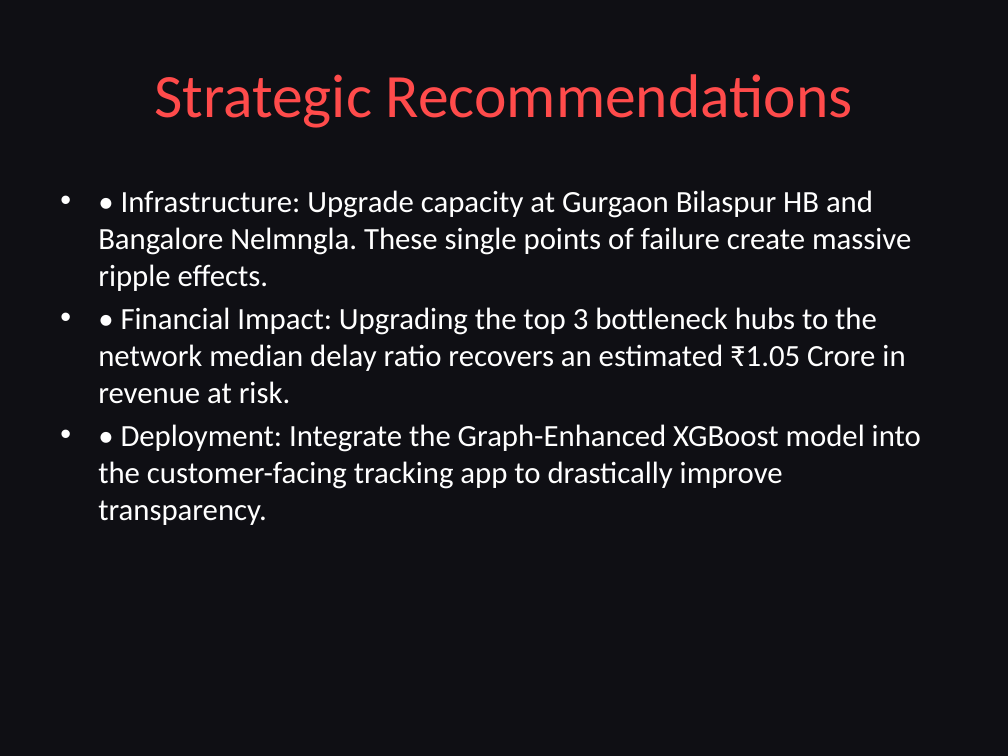
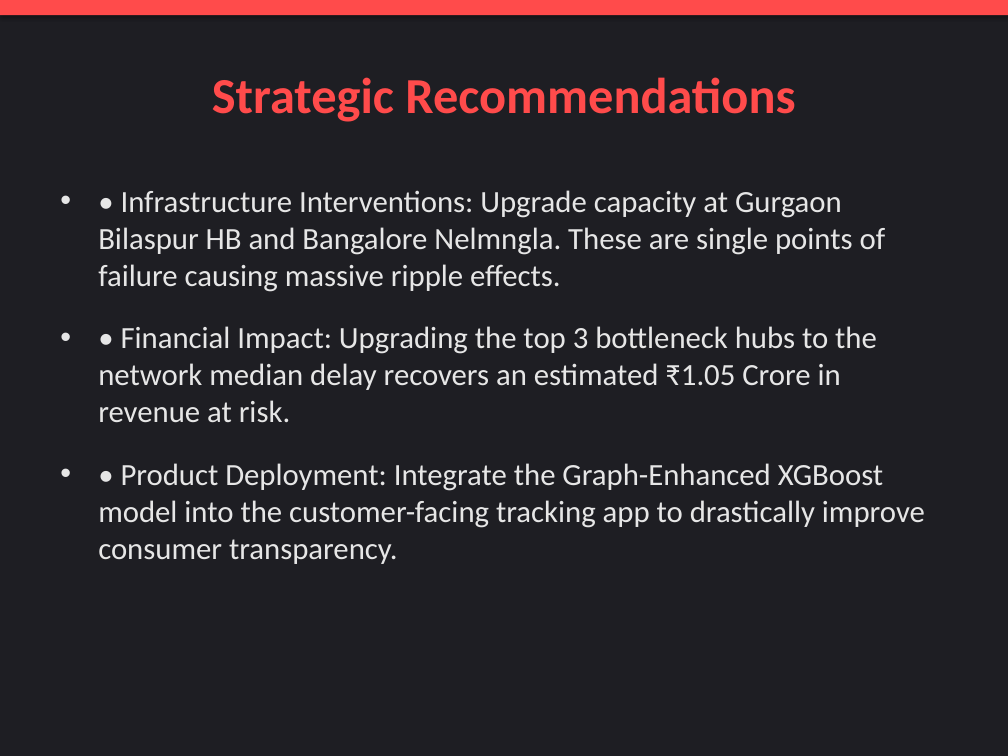
Before and after one commit to Shikhyy/Delhivery-Graph-Intelligence-System, a slide deck: slide 8 of Pitch_Deck.pptx. Drawn at 1008x756 pixels with LibreOffice and Linux fonts; fonts in the diff are those of the drawing. Boxes give left, top, right and bottom in pixels: in the first picture for what was removed or moved away, otherwise in the second. Text is boxed around its words. In the diff, an @@ line names an element or a change of style, - is before the commit and + after.

Commit message:
Update author to Shikhar Verma and improve PPTX styling

```diff
--- a/Pitch_Deck.pptx
+++ b/Pitch_Deck.pptx
@@ background #0F0F14 to #1E1E23 @@
@@ rectangle added at (0,0,1008,15), fill #FF4B4B @@
@@ title "Strategic Recommendations" at (212,77,795,122): size 44 to 36 pt, bold on @@
@@ text at (98,190,925,564): text changed; text colour #FFFFFF to #E6E6E6 @@
-• • Infrastructure: Upgrade capacity at Gurgaon Bilaspur HB and Bangalore Nelmngla. These single points of failure create massive ripple effects.
-• • Financial Impact: Upgrading the top 3 bottleneck hubs to the network median delay ratio recovers an estimated ₹1.05 Crore in revenue at risk.
-• • Deployment: Integrate the Graph-Enhanced XGBoost model into the customer-facing tracking app to drastically improve transparency.
+• • Infrastructure Interventions: Upgrade capacity at Gurgaon Bilaspur HB and Bangalore Nelmngla. These are single points of failure causing massive ripple effects.
+• • Financial Impact: Upgrading the top 3 bottleneck hubs to the network median delay recovers an estimated ₹1.05 Crore in revenue at risk.
+• • Product Deployment: Integrate the Graph-Enhanced XGBoost model into the customer-facing tracking app to drastically improve consumer transparency.
```
Also in this commit, not shown: 8 other slides changed, 2 other files.
